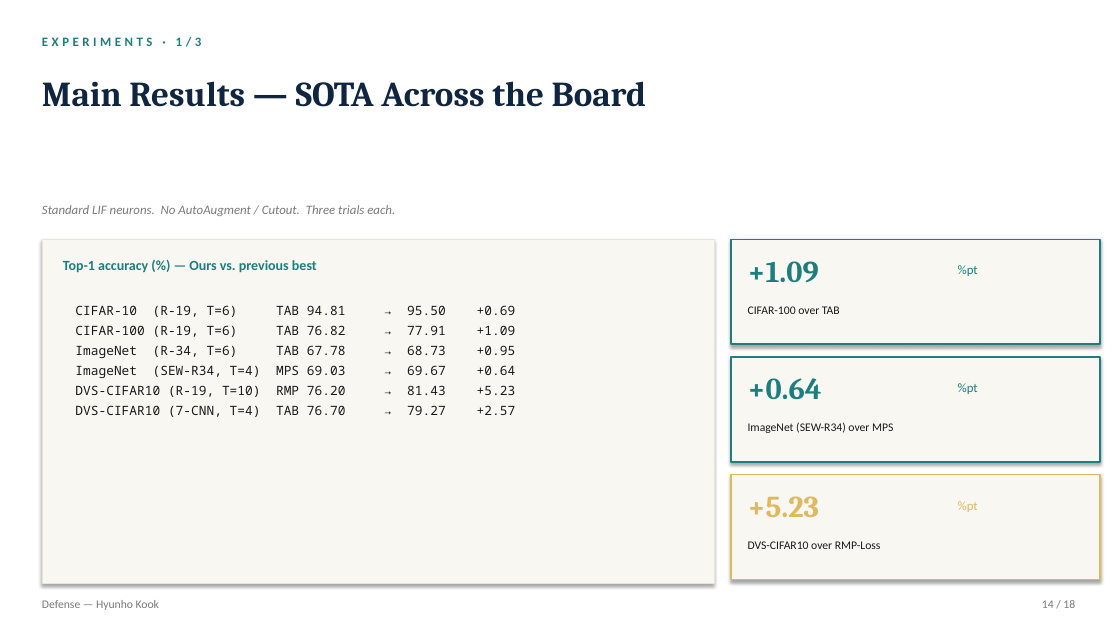
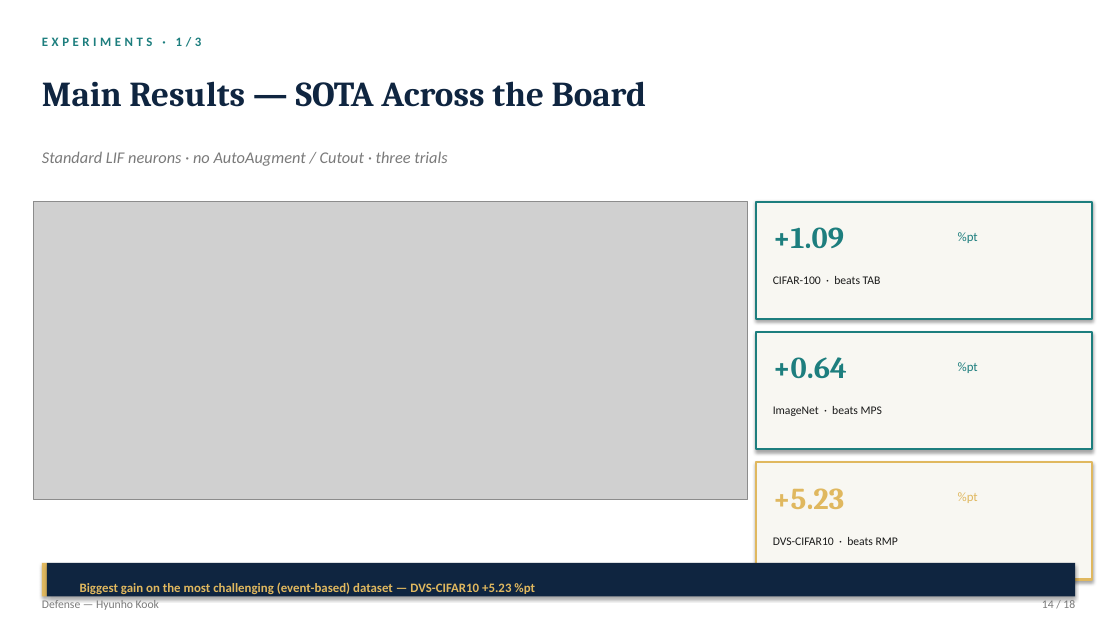
Before and after one commit to kookhh0827/POSTECH_thesis_template_latex, a slide deck: slide 14 of Hyunho_Kook_Master_Defense.pptx. Drawn at 1120x630 pixels with LibreOffice and Linux fonts; fonts in the diff are those of the drawing; grey boxes stand for pictures. Boxes give left, top, right and bottom in pixels: in the first picture for what was removed or moved away, otherwise in the second. Text is boxed around its words. In the diff, an @@ line names an element or a change of style, - is before the commit and + after.

```diff
--- a/Hyunho_Kook_Master_Defense.pptx
+++ b/Hyunho_Kook_Master_Defense.pptx
@@ text at (x1=42, y1=151, x2=447, y2=166): text changed; size 11 to 14 pt @@
-Standard LIF neurons. No AutoAugment / Cutout. Three trials each.
+Standard LIF neurons · no AutoAugment / Cutout · three trials
@@ picture added at (x1=34, y1=202, x2=748, y2=500) @@
@@ rectangle at (x1=756, y1=202, x2=1092, y2=319): outline #1D7E7E 1.5 pt to #1D7E7E 1.8 pt @@
@@ rectangle resized from (x1=731, y1=239, x2=1101, y2=344) to (x1=756, y1=202, x2=1092, y2=319) @@
@@ rectangle removed at (x1=42, y1=239, x2=714, y2=584) @@
@@ text "+1.09" moved from (x1=748, y1=261, x2=819, y2=282) to (x1=773, y1=227, x2=844, y2=248) @@
@@ text "%pt" moved from (x1=958, y1=265, x2=978, y2=276) to (x1=958, y1=232, x2=978, y2=243) @@
@@ text removed at (x1=63, y1=260, x2=317, y2=273) @@
-Top-1 accuracy (%) — Ours vs. previous best
@@ text at (x1=773, y1=276, x2=881, y2=284): text changed @@
-CIFAR-100 over TAB
+CIFAR-100 · beats TAB
@@ text removed at (x1=75, y1=305, x2=516, y2=417) @@
-CIFAR-10 (R-19, T=6) TAB 94.81 → 95.50 +0.69
-CIFAR-100 (R-19, T=6) TAB 76.82 → 77.91 +1.09
-ImageNet (R-34, T=6) TAB 67.78 → 68.73 +0.95
-ImageNet (SEW-R34, T=4) MPS 69.03 → 69.67 +0.64
-DVS-CIFAR10 (R-19, T=10) RMP 76.20 → 81.43 +5.23
-DVS-CIFAR10 (7-CNN, T=4) TAB 76.70 → 79.27 +2.57
@@ rectangle resized from (x1=731, y1=357, x2=1101, y2=462) to (x1=756, y1=332, x2=1092, y2=450) @@
@@ rectangle at (x1=756, y1=332, x2=1092, y2=450): outline #1D7E7E 1.5 pt to #1D7E7E 1.8 pt @@
@@ text "+0.64" moved from (x1=748, y1=378, x2=822, y2=399) to (x1=773, y1=357, x2=847, y2=378) @@
@@ text "%pt" moved from (x1=958, y1=383, x2=978, y2=394) to (x1=958, y1=362, x2=978, y2=373) @@
@@ text at (x1=773, y1=406, x2=882, y2=416): text changed @@
-ImageNet (SEW-R34) over MPS
+ImageNet · beats MPS
@@ rectangle resized from (x1=731, y1=475, x2=1101, y2=580) to (x1=756, y1=462, x2=1092, y2=580) @@
@@ rectangle at (x1=756, y1=462, x2=1092, y2=580): outline #E0B85F 1.5 pt to #E0B85F 1.8 pt @@
@@ text "+5.23" moved from (x1=748, y1=496, x2=819, y2=517) to (x1=773, y1=488, x2=844, y2=509) @@
@@ text "%pt" moved from (x1=958, y1=501, x2=978, y2=512) to (x1=958, y1=492, x2=978, y2=503) @@
@@ text at (x1=773, y1=537, x2=898, y2=545): text changed @@
-DVS-CIFAR10 over RMP-Loss
+DVS-CIFAR10 · beats RMP
@@ rectangle added at (x1=42, y1=563, x2=47, y2=597), fill #E0B85F @@
@@ rectangle added at (x1=47, y1=563, x2=1075, y2=597), fill #0F2540 @@
@@ text added at (x1=80, y1=582, x2=535, y2=594), 11 pt, text #E0B85F, bold @@
+Biggest gain on the most challenging (event-based) dataset — DVS-CIFAR10 +5.23 %pt
```
Also in this commit, not shown: 7 other slides changed, 8 other files.
